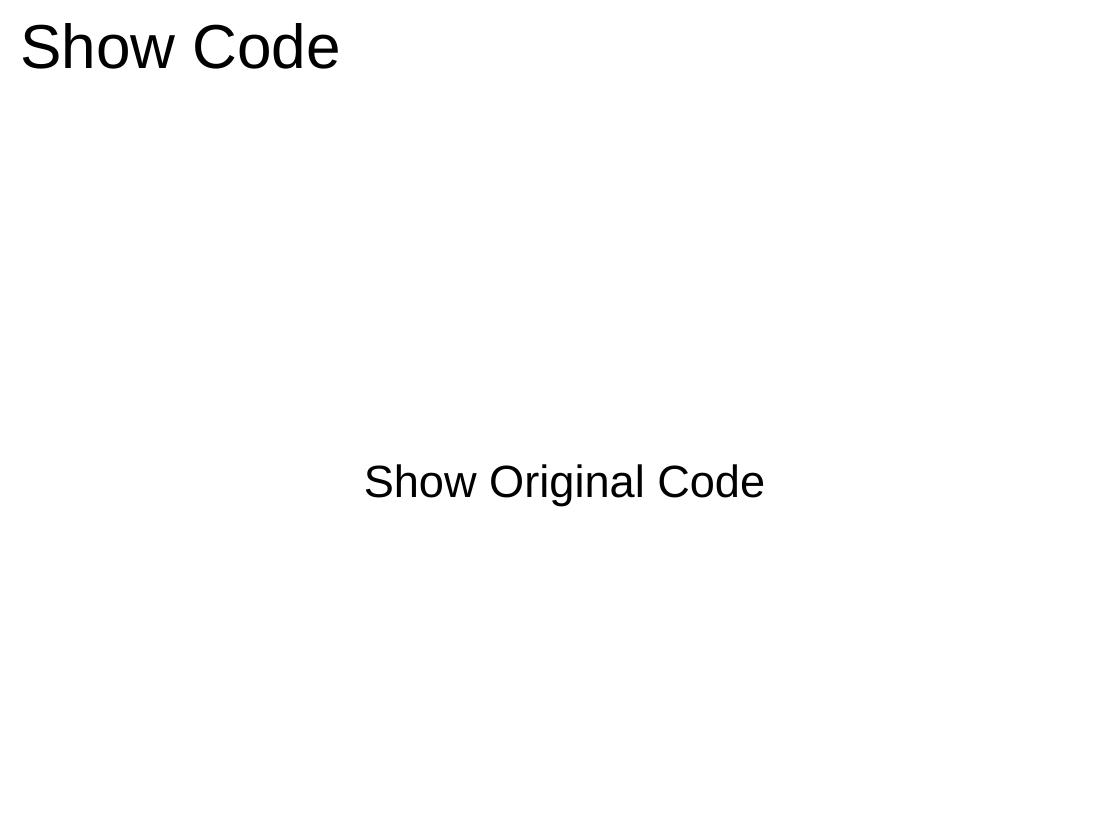
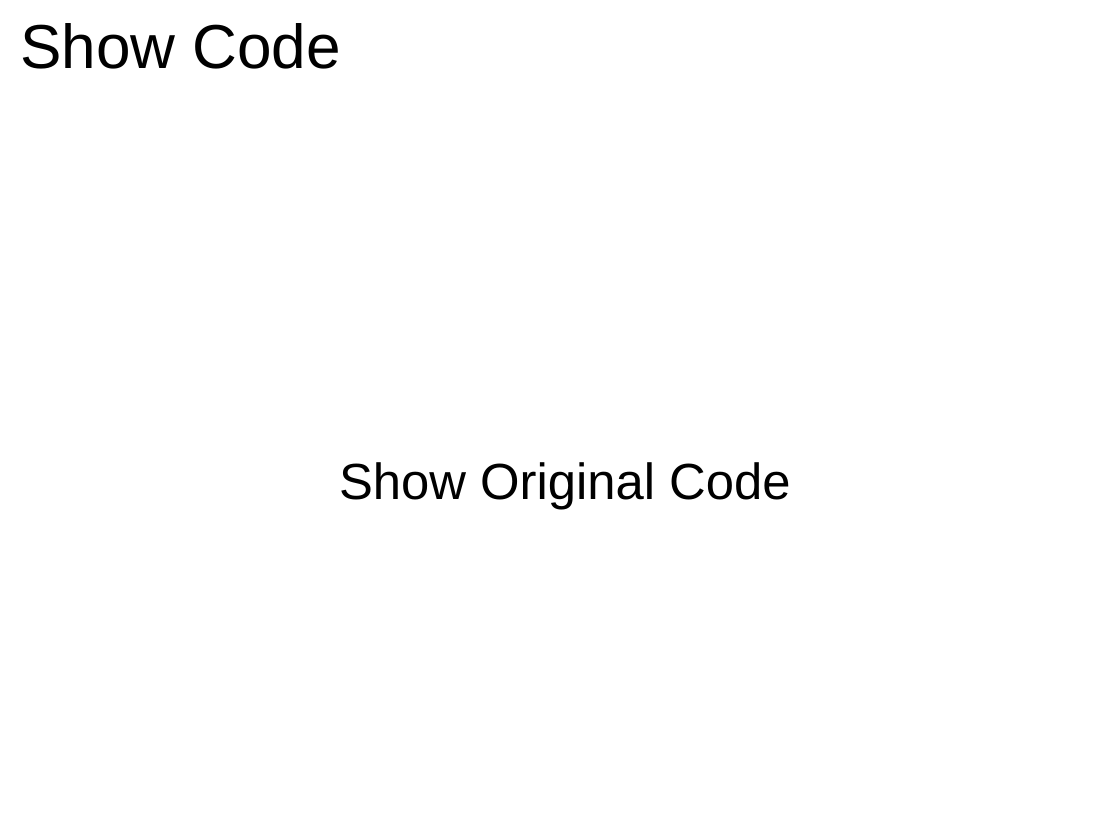
Before and after one commit to GlenKPeterson/refactJavaScalaCloj, a slide deck: slide 12 of typeSafetyJavaScalaCloj.ppt. Drawn at 1120x840 pixels with LibreOffice and Linux fonts; fonts in the diff are those of the drawing. Boxes give left, top, right and bottom in pixels: in the first picture for what was removed or moved away, otherwise in the second. Text is boxed around its words. In the diff, an @@ line names an element or a change of style, - is before the commit and + after.

```diff
--- a/typeSafetyJavaScalaCloj.ppt
+++ b/typeSafetyJavaScalaCloj.ppt
@@ subtitle "Show Original Code" at (x1=339, y1=462, x2=790, y2=510): size 32 to 36 pt; indent changed @@
```
Also in this commit, not shown: 9 other slides changed, 1 other file.
